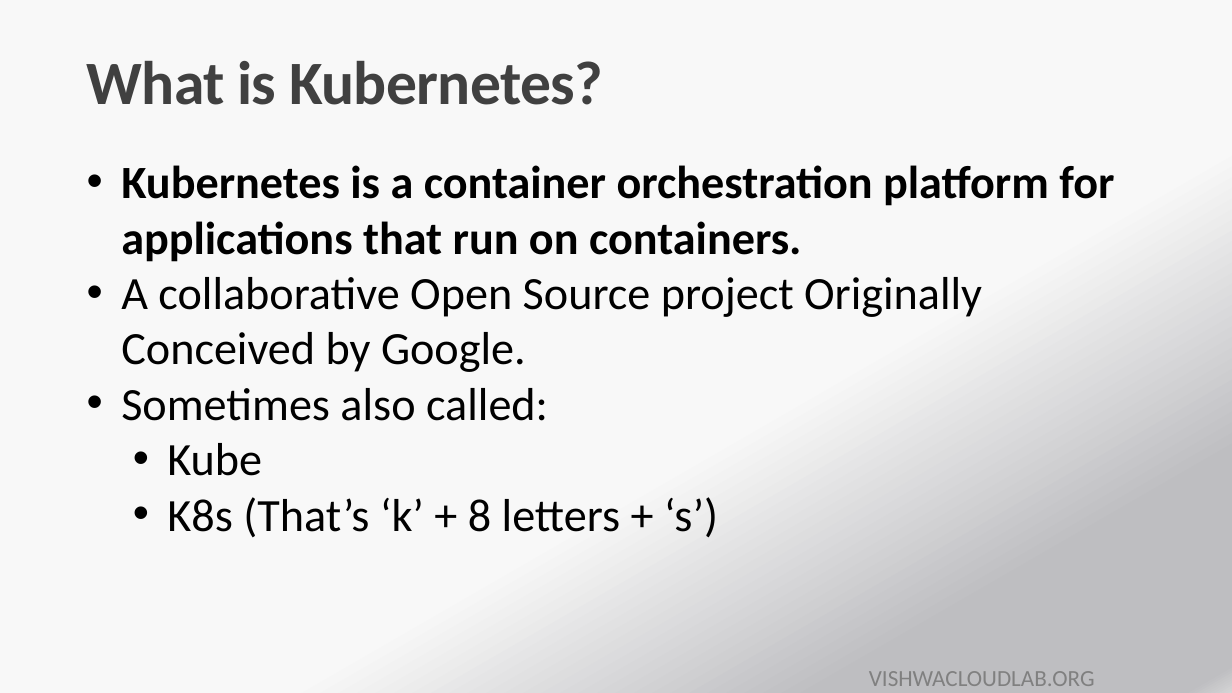
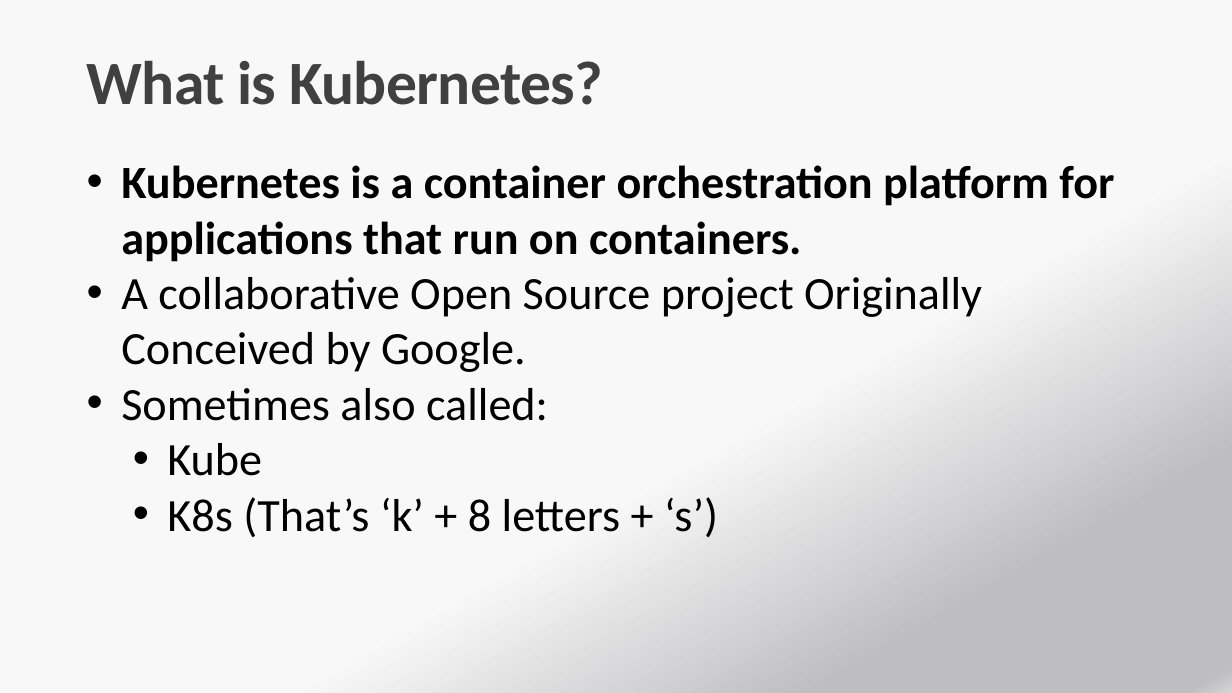
Before and after one commit to payalb/niit-25-aug-25, a slide deck: slide 3 of D3/PPT01-Kubernetes.pptx. Drawn at 1232x693 pixels with LibreOffice and Linux fonts; fonts in the diff are those of the drawing. Boxes give left, top, right and bottom in pixels: in the first picture for what was removed or moved away, otherwise in the second. Text is boxed around its words. In the diff, an @@ line names an element or a change of style, - is before the commit and + after.

```diff
--- a/D3/PPT01-Kubernetes.pptx
+++ b/D3/PPT01-Kubernetes.pptx
@@ text removed at [869, 671, 1095, 686] @@
-VISHWACLOUDLAB.ORG
```
Also in this commit, not shown: 19 other slides changed, 12 other files.
